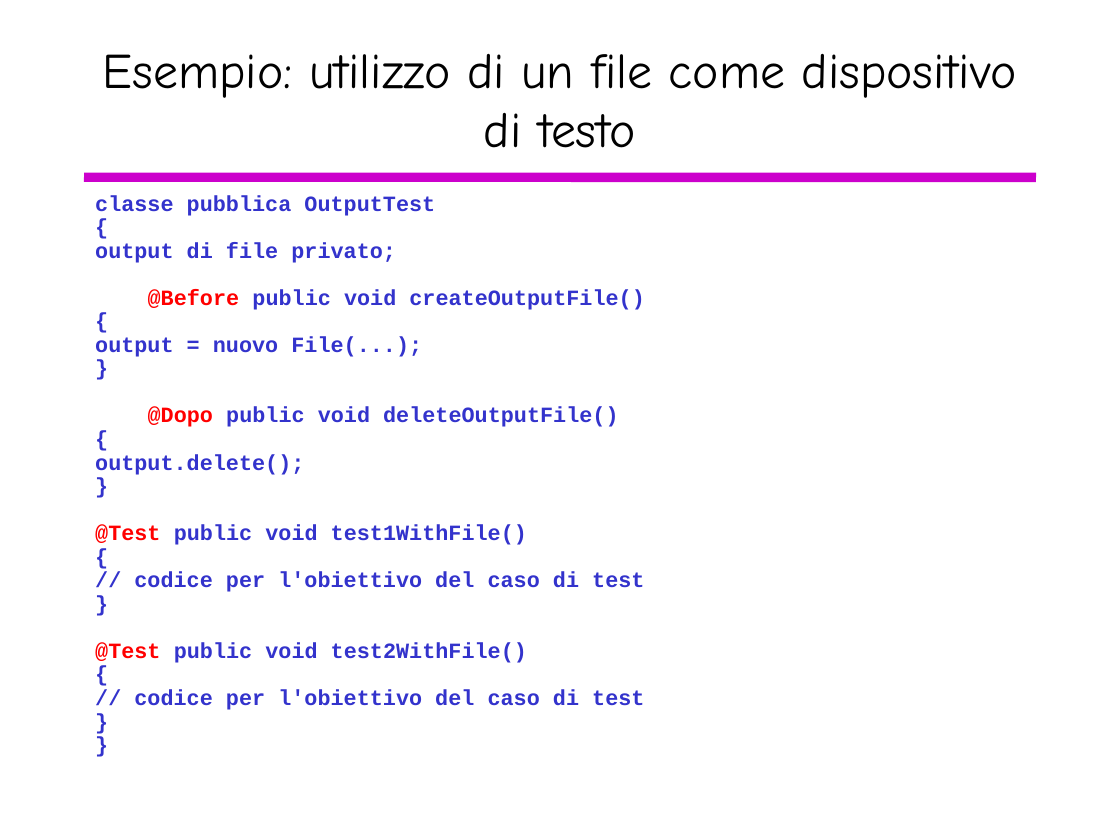
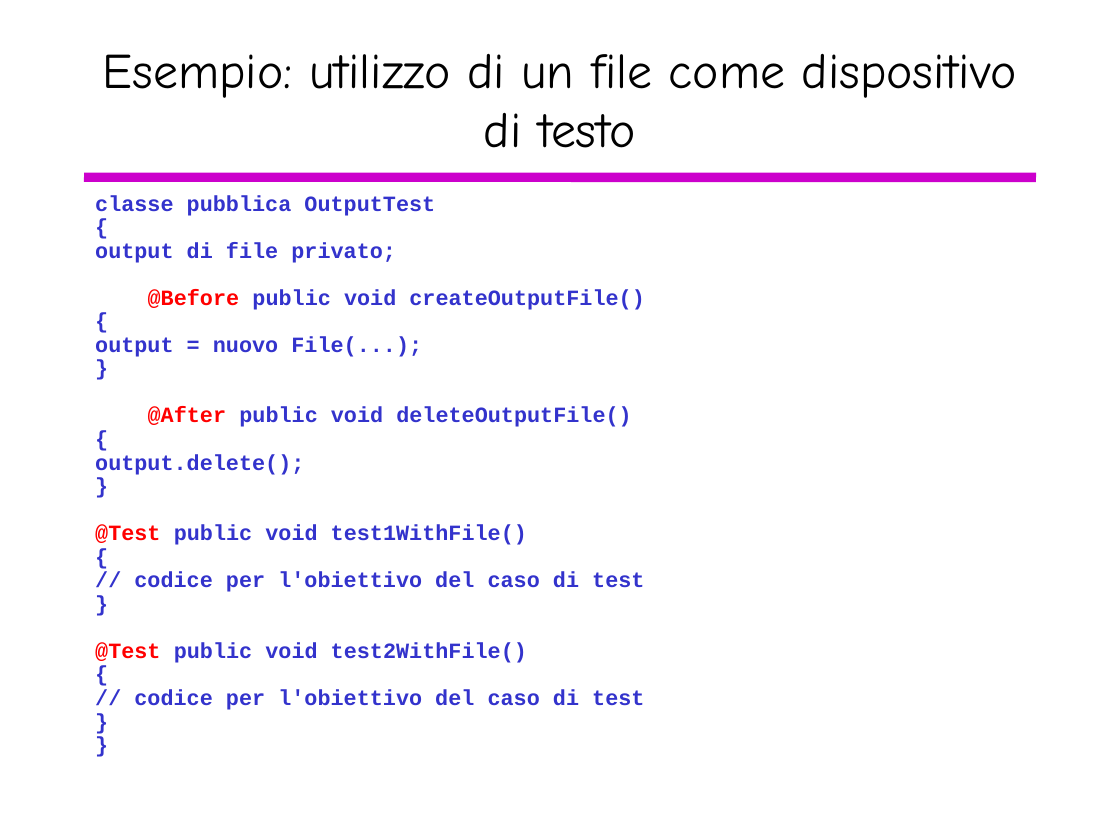
Before and after one commit to AlessandroS94/Software_Quality, a slide deck: slide 23 of Day 2/slide/JUnit-Intro-tutorial.pptx. Drawn at 1120x840 pixels with LibreOffice and Linux fonts; fonts in the diff are those of the drawing. Boxes give left, top, right and bottom in pixels: in the first picture for what was removed or moved away, otherwise in the second. Text is boxed around its words. In the diff, an @@ line names an element or a change of style, - is before the commit and + after.

```diff
--- a/Day 2/slide/JUnit-Intro-tutorial.pptx
+++ b/Day 2/slide/JUnit-Intro-tutorial.pptx
@@ text at <box>148,407,631,427</box>: text changed @@
-@Dopo public void deleteOutputFile()
+@After public void deleteOutputFile()
```
Also in this commit, not shown: 1 other slide changed, 27 other files.
